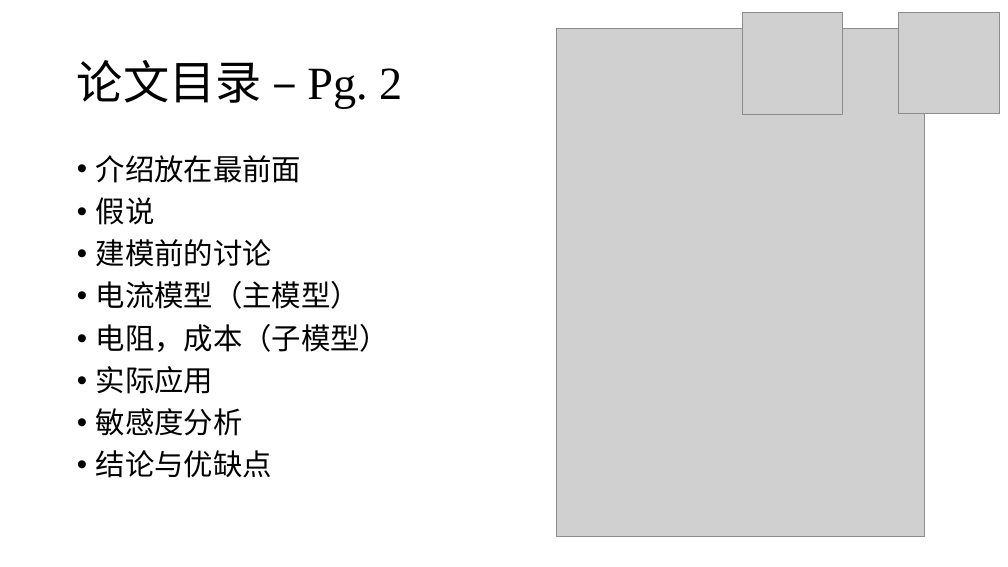
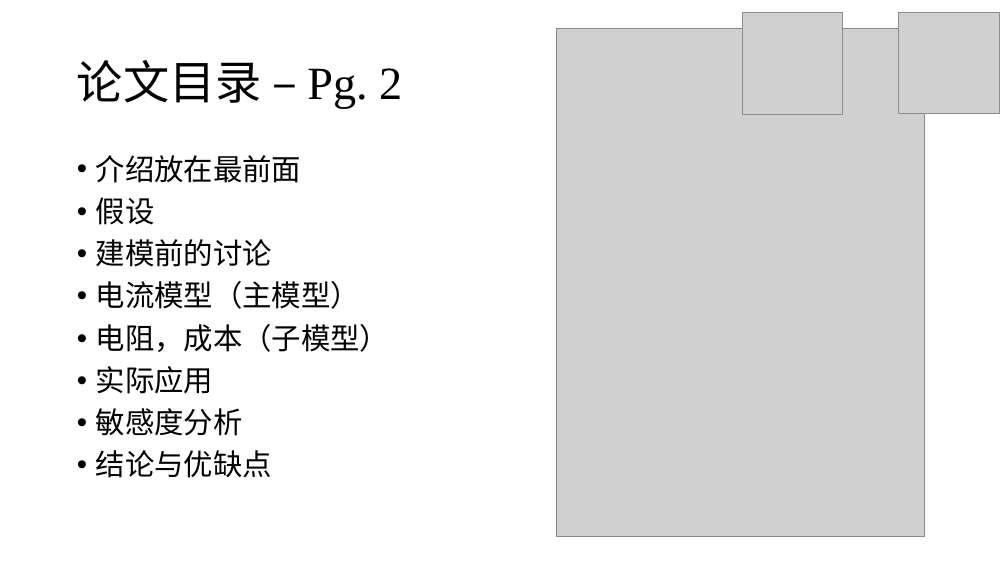
Before and after one commit to stOOrz-Science-Mind/2019_HiMCM_A_10006, a slide deck: slide 6 of 10005.pptx. Drawn at 1008x567 pixels with LibreOffice and Linux fonts; fonts in the diff are those of the drawing; grey boxes stand for pictures. Boxes give left, top, right and bottom in pixels: in the first picture for what was removed or moved away, otherwise in the second. Text is boxed around its words. In the diff, an @@ line names an element or a change of style, - is before the commit and + after.

```diff
--- a/10005.pptx
+++ b/10005.pptx
@@ text at [96,197,155,225]: text changed @@
-• 假说
+• 假设
```
Also in this commit, not shown: 2 other slides changed, 12 slides added, 2 other files.
